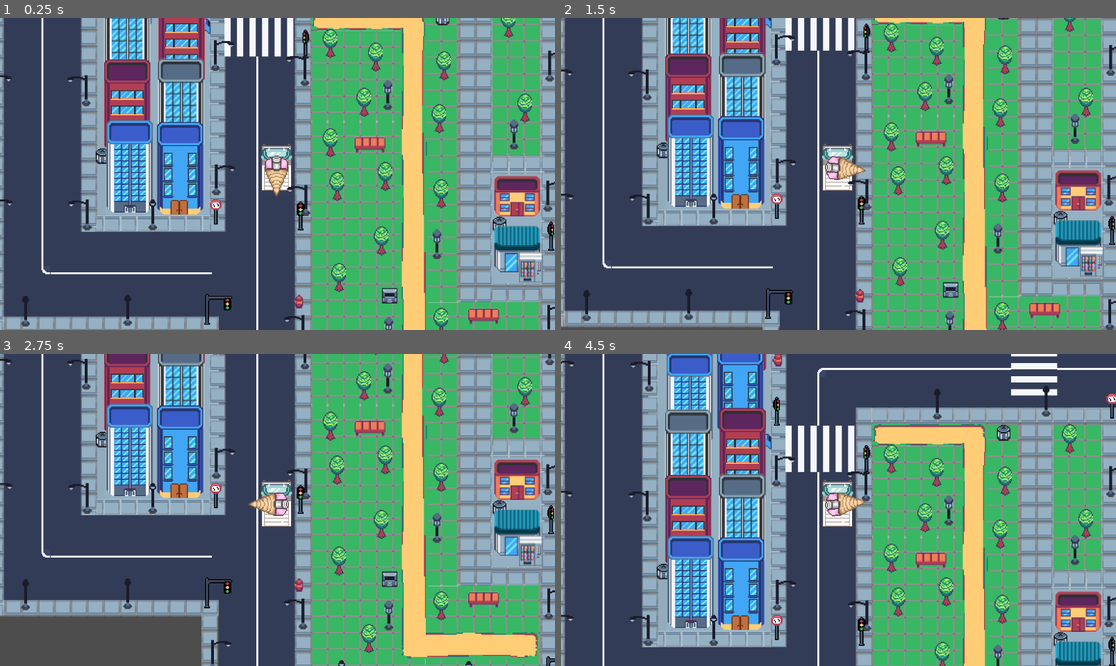
Above: before the commit, frames 1-4 (two rows, left to right).
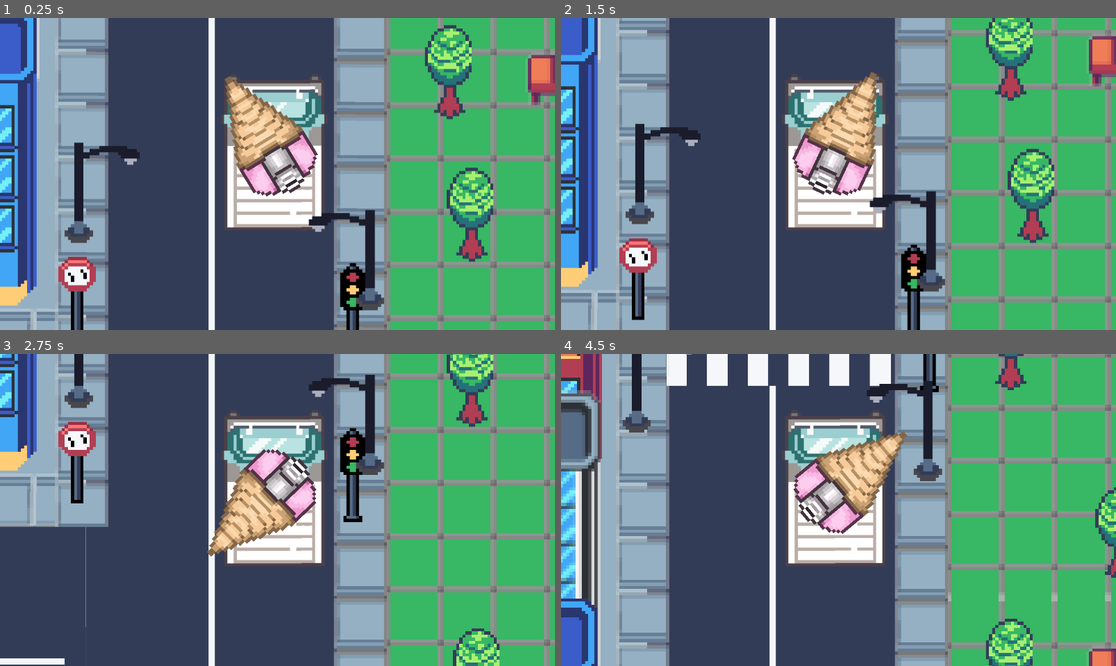
Above: after the commit, the same moments.

Repository: mustard221/Shooter-Game
Game: Godot game, scene res://Scenes/main.tscn
The game is run twice, just before and just after one commit, with the same random seed, the same clock (stepped at 60 frames per second) and the same inputs.
Inputs (mouse positions are in pixels of both pictures, inside the frame that each line leads up to):
- Up to frame 1 (0.25 s): no input
- Up to frame 2 (1.5 s): move the mouse to (960, 158) at 0.52 s; hold D (turn_right_input) 0.53-1.28 s; move the mouse to (727, 189) at 1.27 s; hold S (back_input) from 1.28 s (still down)
- Up to frame 3 (2.75 s): move the mouse to (333, 441) at 2.02 s; release S (back_input) at 2.03 s; hold D (turn_right_input) from 2.03 s (still down)
- Up to frame 4 (4.5 s): move the mouse to (810, 572) at 2.77 s; release D (turn_right_input) at 2.78 s; hold W (forward_input) 2.78-3.53 s; move the mouse to (1005, 556) at 3.52 s; hold A (turn_left_input) from 3.53 s (still down); move the mouse to (672, 463) at 4.27 s

The runs differ from the first frame. In frame 1, 76% of the frame differs, in the area x 0-100%, y 0-100%; in frame 2, 76%; in frame 3, 73%; in frame 4, 81%.

Commit message:
car_physics/turret

Diff:
--- a/melt-down!/Scenes/cone.gd
+++ b/melt-down!/Scenes/cone.gd
@@ -1,22 +1,8 @@
 extends Sprite2D
 
-var target_rotation = rotation  # initial target rotation
-var speed = 100
+var speed = 5.0
 
 func _process(delta: float) -> void:
-	var mouse_pos = get_global_mouse_position()
-	var Hdistance = mouse_pos.x - global_position.x
-	var Vdistance = mouse_pos.y - global_position.y
-
-	if Hdistance > 45:
-		target_rotation = deg_to_rad(90)
-	elif Hdistance < -45:
-		target_rotation = deg_to_rad(-90)
-	elif Vdistance < 0:
-		target_rotation = deg_to_rad(0)
-	elif Vdistance > 10:
-		target_rotation = deg_to_rad(180)
-
-
-	var tween = get_tree().create_tween() #smoother rotating using lerp to calculate smallest angle
-	tween.tween_property(self, "rotation", lerp_angle(rotation, target_rotation, delta * speed), 0.25).set_trans(Tween.TRANS_LINEAR)
+	var mouse_pos = get_global_mouse_position() #simplified code
+	var target_angle = (mouse_pos - global_position).angle()
+	rotation = lerp_angle(rotation, target_angle, delta * speed)
--- a/melt-down!/Scenes/main.tscn
+++ b/melt-down!/Scenes/main.tscn
@@ -8,6 +8,7 @@
 [ext_resource type="Texture2D" uid="uid://cc63u7y0hckvi" path="res://Assets/Visuals/Van/turret.png" id="3_je1ue"]
 [ext_resource type="Script" path="res://Scenes/cone.gd" id="4_ixduw"]
 [ext_resource type="Texture2D" uid="uid://bp18ee6j26yn5" path="res://Assets/Visuals/Grass/grass000.png" id="5_u5ksw"]
+[ext_resource type="Texture2D" uid="uid://kjn38g5h12gx" path="res://Assets/Visuals/Vehicles/tile000.png" id="5_ykuap"]
 [ext_resource type="Texture2D" uid="uid://csmbvwch0j2l2" path="res://Assets/Visuals/Grass/grass001.png" id="6_l7jbj"]
 [ext_resource type="Texture2D" uid="uid://c0sg7j7c5ubvb" path="res://Assets/Visuals/Grass/grass002.png" id="7_vb6yp"]
 [ext_resource type="Texture2D" uid="uid://drf7qd40qjinc" path="res://Assets/Visuals/Grass/grass004.png" id="8_j81vd"]
@@ -56,6 +57,13 @@
 [ext_resource type="Texture2D" uid="uid://c84qxuvue2diy" path="res://Assets/Visuals/Objects/thing006.png" id="54_wy228"]
 [ext_resource type="Texture2D" uid="uid://c3w2p57mbmgi" path="res://Assets/Visuals/Objects/thing007.png" id="55_pt0s0"]
 [ext_resource type="Texture2D" uid="uid://df1nsqausqw5s" path="res://Assets/Visuals/Objects/thing009.png" id="56_gcxqd"]
+[ext_resource type="Texture2D" uid="uid://ccr122ksg02dx" path="res://Assets/Visuals/Vehicles/tile001.png" id="58_8txi1"]
+[ext_resource type="Texture2D" uid="uid://cbacw46b55thv" path="res://Assets/Visuals/Vehicles/tile000-export.png" id="59_b13a7"]
+[ext_resource type="Texture2D" uid="uid://ctv1qdv4ax3a" path="res://Assets/Visuals/Vehicles/tile000expo.png" id="60_3repp"]
+[ext_resource type="Texture2D" uid="uid://cclw72h4amwau" path="res://Assets/Visuals/Vehicles/tile0expo.png" id="61_nagxa"]
+[ext_resource type="Texture2D" uid="uid://6e1f8asiuoof" path="res://Assets/Visuals/Vehicles/van2.png" id="62_5s32k"]
+[ext_resource type="Script" path="res://Scenes/physics.gd" id="63_cogkx"]
+[ext_resource type="Texture2D" uid="uid://df0cd8xg713pj" path="res://Assets/Visuals/Vehicles/tile000export.png" id="63_xd3td"]
 
 [sub_resource type="RectangleShape2D" id="RectangleShape2D_qw5tt"]
 size = Vector2(30, 47)
@@ -154,6 +162,9 @@
 
 [sub_resource type="RectangleShape2D" id="RectangleShape2D_6w4fl"]
 size = Vector2(7, 14)
+
+[sub_resource type="RectangleShape2D" id="RectangleShape2D_ypyhg"]
+size = Vector2(26, 43)
 
 [node name="Node2D" type="Node2D"]
 
@@ -178,6 +189,7 @@
 script = ExtResource("4_ixduw")
 
 [node name="Sprite2D" type="Sprite2D" parent="Player/Van/Cone"]
+rotation = 1.5708
 texture = ExtResource("3_je1ue")
 
 [node name="Shoot" type="Marker2D" parent="Player/Van/Cone"]
@@ -190,11 +202,13 @@
 
 [node name="Camera2D" type="Camera2D" parent="Player"]
 position = Vector2(1, 2)
-zoom = Vector2(2, 2)
+zoom = Vector2(6.5, 6.5)
 
 [node name="Main" type="Node2D" parent="."]
 z_index = 10
 position = Vector2(590, 47)
+metadata/_edit_lock_ = true
+metadata/_edit_group_ = true
 
 [node name="Tile007" type="Sprite2D" parent="Main"]
 z_index = 10
@@ -2393,6 +2407,8 @@
 texture = ExtResource("8_na6wm")
 
 [node name="Path" type="Node2D" parent="."]
+metadata/_edit_lock_ = true
+metadata/_edit_group_ = true
 
 [node name="CpV1_0_4" type="TextureRect" parent="Path"]
 offset_left = 844.0
@@ -5708,3 +5724,73 @@
 [node name="CollisionShape2D" type="CollisionShape2D" parent="Props/Thing155/CharacterBody2D"]
 position = Vector2(-1.5, 11.75)
 shape = SubResource("RectangleShape2D_v7han")
+
+[node name="Vehicles" type="Node2D" parent="."]
+position = Vector2(1072, -148)
+rotation = -3.14159
+
+[node name="Van3" type="Sprite2D" parent="Vehicles"]
+z_index = 4
+texture_filter = 1
+position = Vector2(-124, -222)
+rotation = 3.14159
+texture = ExtResource("62_5s32k")
+
+[node name="Tile001" type="Sprite2D" parent="Vehicles"]
+z_index = 4
+texture_filter = 1
+position = Vector2(-64, -236)
+rotation = 3.14159
+texture = ExtResource("58_8txi1")
+
+[node name="Tile000-export" type="Sprite2D" parent="Vehicles"]
+z_index = 4
+texture_filter = 1
+position = Vector2(-189, -215)
+texture = ExtResource("59_b13a7")
+
+[node name="Tile000Expo" type="Sprite2D" parent="Vehicles"]
+z_index = 4
+texture_filter = 1
+position = Vector2(449, -3.05176e-05)
+texture = ExtResource("60_3repp")
+
+[node name="Tile0Expo" type="Sprite2D" parent="Vehicles"]
+z_index = 4
+texture_filter = 1
+position = Vector2(321, -17)
+rotation = 3.14159
+texture = ExtResource("61_nagxa")
+
+[node name="Van2" type="Sprite2D" parent="Vehicles"]
+z_index = 4
+texture_filter = 1
+position = Vector2(689, 72.9999)
+rotation = 3.14159
+texture = ExtResource("62_5s32k")
+
+[node name="Tile000Export" type="Sprite2D" parent="Vehicles"]
+z_index = 4
+texture_filter = 1
+position = Vector2(92, 0)
+texture = ExtResource("63_xd3td")
+
+[node name="RigidBody2D" type="CharacterBody2D" parent="Vehicles"]
+z_index = 4
+texture_filter = 1
+script = ExtResource("63_cogkx")
+
+[node name="Tile002" type="Sprite2D" parent="Vehicles/RigidBody2D"]
+z_index = 4
+texture_filter = 1
+texture = ExtResource("58_8txi1")
+
+[node name="CollisionShape2D" type="CollisionShape2D" parent="Vehicles/RigidBody2D"]
+position = Vector2(-4, -11.5)
+shape = SubResource("RectangleShape2D_ypyhg")
+
+[node name="Tile000" type="Sprite2D" parent="Vehicles"]
+texture_filter = 1
+position = Vector2(29, -18)
+rotation = 3.14159
+texture = ExtResource("5_ykuap")
--- /dev/null
+++ b/melt-down!/Scenes/physics.gd
@@ -0,0 +1,17 @@
+extends CharacterBody2D
+
+@export var rotation_speed: float = 0.2
+
+func _physics_process(delta: float) -> void:
+	velocity = Vector2.ZERO
+
+	for i in range(get_slide_collision_count()):
+		var collision: KinematicCollision2D = get_slide_collision(i)
+		if collision.get_collider().name == "Player":
+			var push = collision.get_collider_velocity()
+			velocity = collision.get_normal() * push.length() # get normal to find direction of collision then use velocity & length funcs to apply push
+
+			var turn = push.angle()
+			rotation += turn * rotation_speed * delta  # can rotate by finding angle of collision and applying with speed & time
+
+	move_and_slide()
--- a/melt-down!/Scripts/player.gd
+++ b/melt-down!/Scripts/player.gd
@@ -1,7 +1,7 @@
 extends CharacterBody2D
 
 @export var speed: float = 1000
-@export var back_speed: float = 400  # positive value, we negate it in code
+@export var back_speed: float = 400
 @export var turn_speed_deg: float = 250
 @export var friction: float = -5  # keep small for now to see movement
 
@@ -13,7 +13,6 @@
 		var acceleration = -transform.y * speed
 		velocity += acceleration * delta
 		moving = true
-		print("Moving forward")
 
 	if Input.is_action_pressed("back_input"):
 		var acceleration = transform.y * back_speed
Binary file added: melt-down!/Assets/Visuals/Vehicles/tile000-export.png
Not shown, changed: melt-down!/Assets/Visuals/Vehicles/tile000-export.png.import
Binary file added: melt-down!/Assets/Visuals/Vehicles/tile000expo.png
Not shown, changed: melt-down!/Assets/Visuals/Vehicles/tile000expo.png.import
Binary file added: melt-down!/Assets/Visuals/Vehicles/tile000export.png
Not shown, added: melt-down!/Assets/Visuals/Vehicles/tile000export.png.import
Binary file removed: melt-down!/Assets/Visuals/Vehicles/tile001 (2).png
Binary file removed: melt-down!/Assets/Visuals/Vehicles/tile002.png
Binary file removed: melt-down!/Assets/Visuals/Vehicles/tile003.png
Binary file added: melt-down!/Assets/Visuals/Vehicles/tile0expo.png
Not shown, changed: melt-down!/Assets/Visuals/Vehicles/tile0expo.png.import
Binary file added: melt-down!/Assets/Visuals/Vehicles/van2.png
(and 2 more such lines)
